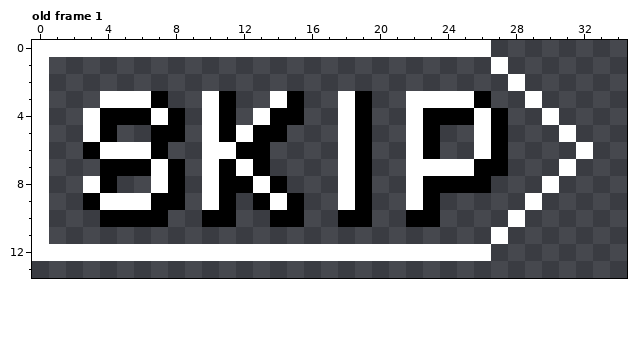
Pixel-art file -- src/UI/Controls/SkipButton/skip-button.aseprite. Above: the version before the commit.
35x14 pixels, 1 frame. Shown: old frame 1. The commit also changed other frames, which this record leaves out.
After:
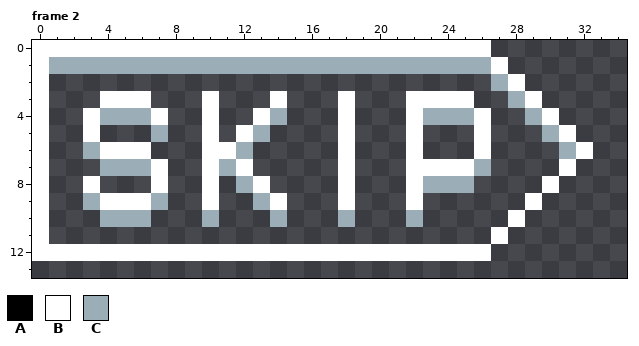
Palette (. is transparent): A #000000  B #ffffff  C #9badb7
A new or re-ordered frame is compared with the old frame closest to it.
What changed:
frames 1 -> 2
Frame 2 is new; against old frame 1, layer "text":
There is now colour C in row 1 at x 1 to 26; in row 2 at x 27; in row 3 at x 28; in row 4 at x 29; in row 5 at x 30; in row 6 at x 31.
The edit turns colour A into colour C in row 4 at x 4 to 6, 14 and 23 to 25; in row 5 at x 7 and 13; in row 6 at x 3 and 12; in row 7 at x 4 to 6, 11 and 26; in row 8 at x 12 and 23 to 25; in row 9 at x 3, 7 and 13.
The edit turns colour A into colour C in row 10 at x 4 to 6, 10, 14, 18 and 22.
Colour A is removed in row 3 at x 7, 11, 15, 19 and 26; in row 4 at x 8, 11, 15, 19 and 27; in row 5 at x 4, 8, 11, 14, 19, 23 and 27; in row 6 at x 7, 13, 19, 23 and 27; in row 7 at x 8, 13, 19 and 27; in row 8 at x 4, 8, 11, 14, 19 and 26.
Colour A is removed in row 9 at x 8, 11, 15, 19 and 23; in row 10 at x 7, 11, 15, 19 and 23.
